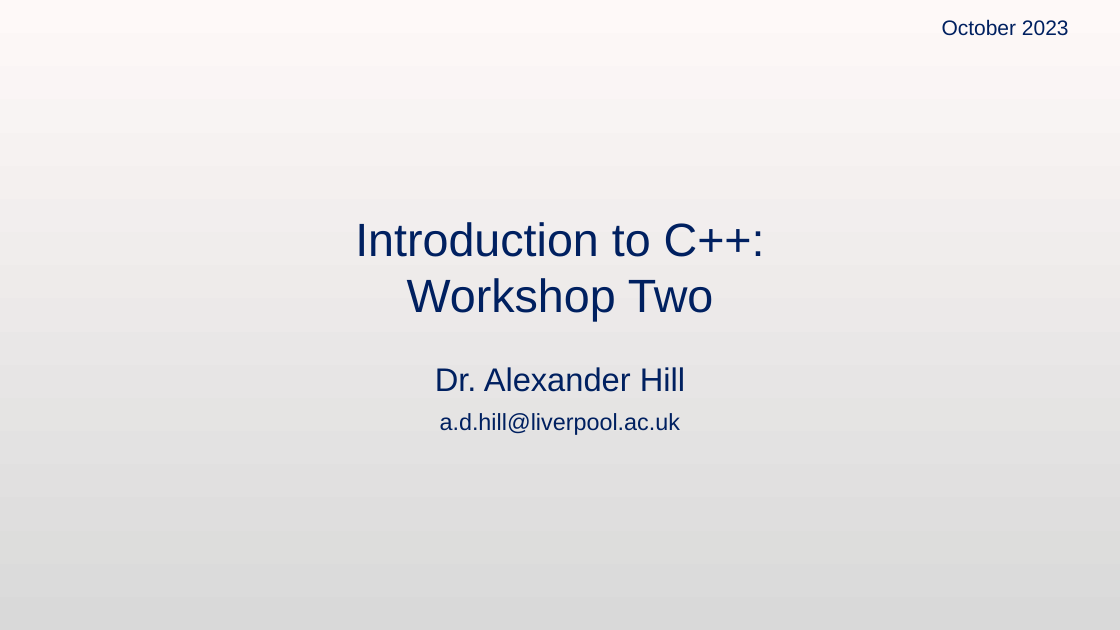
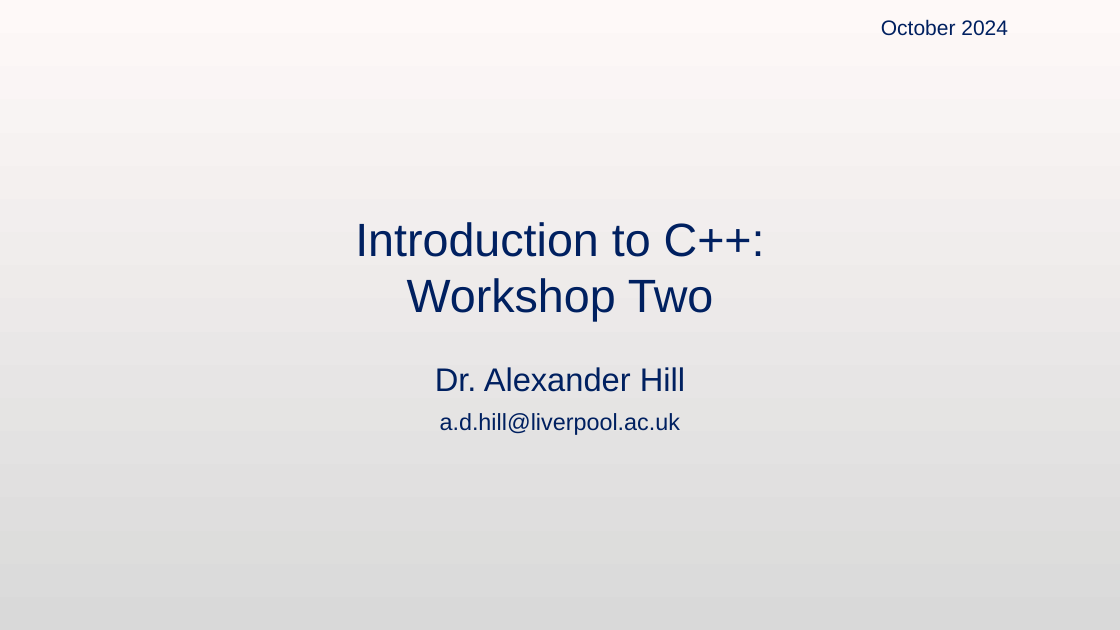
Before and after one commit to Alex-Hill94/Alex-Hill94.github.io, a slide deck: slide 1 of Workshop/Intro_to_C++/2024/WS2.pptx. Drawn at 1120x630 pixels with LibreOffice and Linux fonts; fonts in the diff are those of the drawing; background and template pictures are left out. Boxes give left, top, right and bottom in pixels: in the first picture for what was removed or moved away, otherwise in the second. Text is boxed around its words. In the diff, an @@ line names an element or a change of style, - is before the commit and + after.

```diff
--- a/Workshop/Intro_to_C++/2024/WS2.pptx
+++ b/Workshop/Intro_to_C++/2024/WS2.pptx
@@ text at (x1=881, y1=19, x2=1008, y2=36): text changed @@
-October 2023
+October 2024
```
Also in this commit, not shown: 1 other file.
